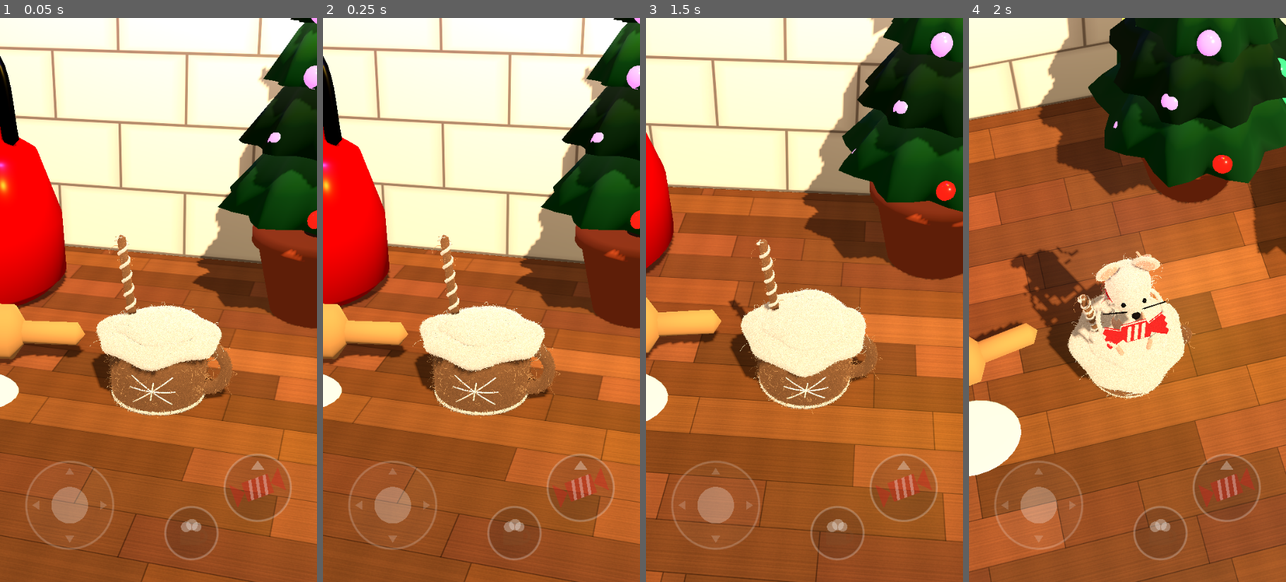
Above: before the commit, frames 1-4 (left to right).
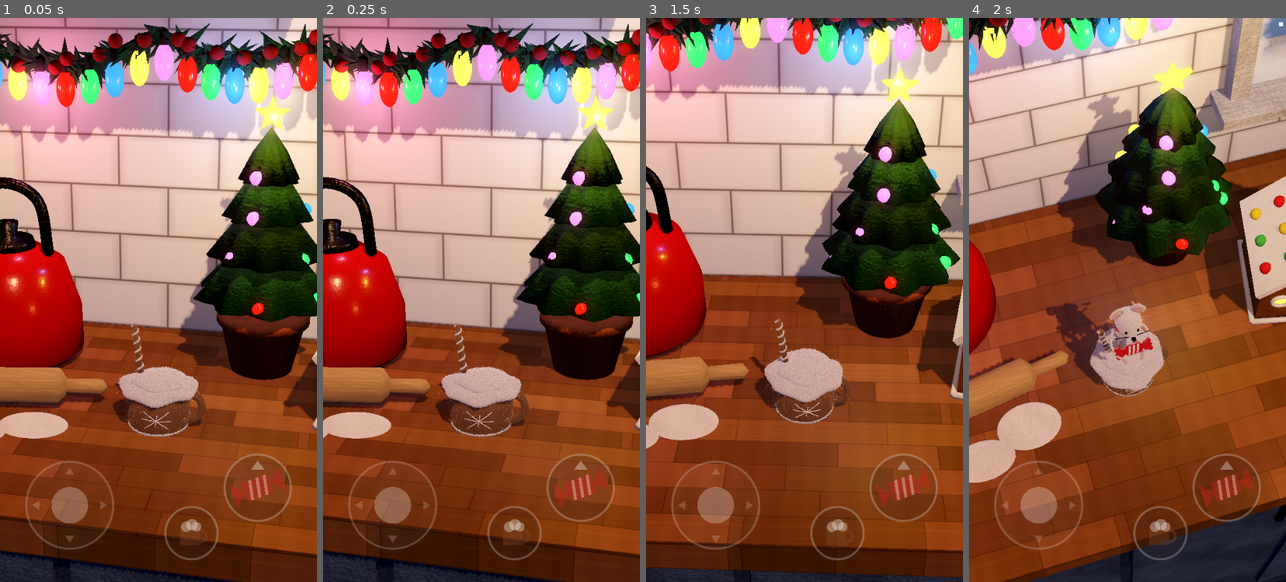
Above: after the commit, the same moments.

Repository: Sclondon/FeltMouse
Game: Godot game, scene res://main.tscn
The game is run twice, just before and just after one commit, with the same random seed, the same clock (stepped at 60 frames per second) and the same inputs.
Inputs (mouse positions are in pixels of both pictures, inside the frame that each line leads up to):
- Up to frame 1 (0.05 s): no input
- Up to frame 2 (0.25 s): no input
- Up to frame 3 (1.5 s): tap Enter at 0.5 s; move the mouse to (874, 271) at 0.52 s; hold D 0.53-1.25 s; tap E at 0.6 s; click (874, 271) at 0.67 s; tap Space at 0.77 s; drag from (741, 328) to (788, 412) at 1.27 s
- Up to frame 4 (2 s): no input

The runs differ from the first frame. In frame 1, 91% of the frame differs, in the area x 0-100%, y 0-100%; in frame 2, 91%; in frame 3, 91%; in frame 4, 90%.

Commit message:
Felt Mouse: a cosy Christmas night (dark room lit by the bulbs, candle and star), the camera further back, paper, felt and glaze pictures over every plain thing, and a snow storm seen through the frosted window (the user: "Its too bright and zoomed in the mouse, needs to feel more cozy Christmas night rather than bright blast", "Try not to leave everything untextured, we're going for a textured storybook kinda feel like some of the yoshi games", "The window pane shouldnt just be black, you should see a snow storm through it")
Co-Authored-By: Claude Fable 5.2 <noreply@anthropic.com>
Claude-Session: https://claude.ai/code/session_018hhQTWAB4pnnkWVR2X6n6A

Diff:
--- a/data/kitchen.json
+++ b/data/kitchen.json
@@ -94,5 +94,13 @@
    -0.6,
    0.8
   ]
- ]
+ ],
+ "window": {
+  "x": 5.55,
+  "y": 4.8,
+  "wide": 4.9,
+  "tall": 5.0,
+  "glass": -3.8,
+  "night": -6.0
+ }
 }
--- a/project.godot
+++ b/project.godot
@@ -37,3 +37,4 @@
 renderer/rendering_method="gl_compatibility"
 renderer/rendering_method.mobile="gl_compatibility"
 anti_aliasing/quality/msaa_3d=3
+limits/opengl/max_lights_per_object=12
--- a/scripts/main.gd
+++ b/scripts/main.gd
@@ -80,9 +80,9 @@
 	var ring := 0.0     # a splash ring's height
 	var ring_at := 0.0  # and how far out it has run
 
-var yaw := 0.25
-var pitch := 0.42
-var distance := 7.5
+var yaw := 0.2
+var pitch := 0.36
+var distance := 13.0
 var playing := true  ## false: a test steps the game itself (step)
 var act := Act.POP
 var clock := 0.0     ## the set pieces' clock
@@ -133,9 +133,6 @@
 	_arms_rest = _arms[0].position
 	_candy = model.find_child("CandyPivot", true, false)
 	_candy_rest = _candy.position
-	var file := FileAccess.open("res://data/kitchen.json", FileAccess.READ)
-	if file:
-		_walk = JSON.parse_string(file.get_as_text())
 	_hud = Hud.new()
 	_hud.game = self
 	var layer := CanvasLayer.new()
@@ -193,58 +190,190 @@
 	return m
 
 
+## Detail pictures laid over the kitchen's plain-coloured materials, so nothing is flat (a storybook made of
+## paper, felt and glazed clay). Material name starts with -> [picture, repeats to a unit, bump picture, bump].
+## Anything not listed is painted paper. The pictures are textures/*.png, made by tools/build_kitchen.py.
+const DETAIL := {
+	"pine": ["felt", 0.8, "felt_n", 1.0], "berry": ["felt", 1.4, "felt_n", 0.5], "soil": ["felt", 1.0, "felt_n", 1.0],
+	"orange": ["felt", 1.6, "felt_n", 0.35], "wire": ["felt", 1.0, "felt_n", 0.5],
+	"trunk": ["grain", 1.0, "felt_n", 0.6], "pin_wood": ["grain", 0.5, "paper_n", 0.4],
+	"ceramic": ["glaze", 0.4, "paper_n", 0.12], "kettle": ["glaze", 0.4, "paper_n", 0.12],
+	"plate": ["glaze", 0.4, "paper_n", 0.12], "steel": ["glaze", 0.4, "paper_n", 0.1], "glow_": ["glaze", 0.9, "paper_n", 0.0],
+	"icing": ["sugar", 1.1, "felt_n", 0.45], "gumdrop": ["sugar", 2.2, "felt_n", 0.6], "flour": ["sugar", 1.0, "felt_n", 0.5],
+	"cookie": ["sugar", 1.6, "felt_n", 0.8], "gingerbread": ["felt", 0.9, "felt_n", 0.7], "choc": ["glaze", 1.0, "paper_n", 0.2],
+	"wrap_red": ["dots", 1.3, "paper_n", 0.3], "wrap_green": ["stripes", 1.0, "paper_n", 0.3],
+	"wrap_gold": ["dots", 2.4, "paper_n", 0.3], "wax": ["glaze", 0.8, "paper_n", 0.25],
+}
+const DETAIL_PLAIN := ["paper", 0.3, "paper_n", 0.8]
+
+var _pictures := {}
+
+
+func _picture(nm: String) -> Texture2D:
+	if not _pictures.has(nm):
+		# (through an Image, to give it mipmaps: seen small, a fine picture would otherwise crawl)
+		var img := (load("res://textures/%s.png" % nm) as Texture2D).get_image()
+		if img.is_compressed():
+			img.decompress()
+		img.generate_mipmaps()
+		_pictures[nm] = ImageTexture.create_from_image(img)
+	return _pictures[nm]
+
+
+func _texture_kitchen(kitchen: Node) -> void:
+	var done := {}
+	for mi: MeshInstance3D in kitchen.find_children("*", "MeshInstance3D", true, false):
+		var m := mi.mesh.surface_get_material(0) as BaseMaterial3D
+		if m == null or done.has(m):
+			continue
+		done[m] = true
+		var nm := String(m.resource_name)
+		if nm == "glass":
+			# the candy cane jar is clear glass
+			m.transparency = BaseMaterial3D.TRANSPARENCY_ALPHA
+			m.albedo_color = Color(0.85, 0.95, 1.0, 0.22)
+			m.roughness = 0.04
+			m.metallic_specular = 0.9
+			m.cull_mode = BaseMaterial3D.CULL_DISABLED
+			mi.cast_shadow = GeometryInstance3D.SHADOW_CASTING_SETTING_OFF
+			continue
+		if nm == "night_outside":
+			m.shading_mode = BaseMaterial3D.SHADING_MODE_UNSHADED  # the night lights itself
+			m.albedo_color = Color(0.8, 0.8, 0.8)
+			continue
+		if nm == "window_frost":
+			# ice where textures/frost_cover.png is white, clear glass where it is black
+			var cover := (load("res://textures/frost_cover.png") as Texture2D).get_image()
+			if cover.is_compressed():
+				cover.decompress()
+			var ice := Image.create(cover.get_width(), cover.get_height(), false, Image.FORMAT_RGBA8)
+			for py in cover.get_height():
+				for px in cover.get_width():
+					var c := cover.get_pixel(px, py).r
+					ice.set_pixel(px, py, Color(0.74 + 0.2 * c, 0.84 + 0.12 * c, 0.97, c))
+			ice.generate_mipmaps()
+			m.albedo_texture = ImageTexture.create_from_image(ice)
+			m.albedo_color = Color.WHITE
+			m.transparency = BaseMaterial3D.TRANSPARENCY_ALPHA
+			mi.cast_shadow = GeometryInstance3D.SHADOW_CASTING_SETTING_OFF
+			m.emission_enabled = true  # the ice catches the room's light
+			m.emission = Color(0.10, 0.13, 0.20)
+			continue
+		if m.albedo_texture != null:
+			continue  # wood, tiles, candy canes: they have pictures of their own
+		var look: Array = DETAIL_PLAIN
+		for key: String in DETAIL:
+			if nm.begins_with(key):
+				look = DETAIL[key]
+				break
+		m.albedo_texture = _picture(look[0])
+		m.uv1_triplanar = true
+		m.uv1_world_triplanar = true
+		m.uv1_scale = Vector3.ONE * float(look[1])
+		if float(look[3]) > 0.0:
+			m.normal_enabled = true
+			m.normal_texture = _picture(look[2])
+			m.normal_scale = float(look[3])
+		if not nm.begins_with("glow_"):
+			m.albedo_color = m.albedo_color.lightened(0.12)  # (the picture is greys under white: make up some of it)
+
+
 func _build_stage() -> void:
-	# a kitchen at night: a warm lamp from over the player's shoulder, the Christmas lights doing the rest
+	var phone := OS.has_feature("web_android") or OS.has_feature("web_ios")
+	var file := FileAccess.open("res://data/kitchen.json", FileAccess.READ)
+	if file:
+		_walk = JSON.parse_string(file.get_as_text())
+
+	# A cosy Christmas night ("needs to feel more cozy Christmas night rather than bright blast", the user): the room
+	# itself is nearly dark; the light is the string of bulbs, the candle, the tree's star and a low warm glow.
 	var env := Environment.new()
 	env.background_mode = Environment.BG_COLOR
-	env.background_color = Color(0.05, 0.04, 0.05)
+	env.background_color = Color(0.012, 0.012, 0.025)
 	env.ambient_light_source = Environment.AMBIENT_SOURCE_COLOR
-	env.ambient_light_color = Color(1.0, 0.86, 0.72)
-	env.ambient_light_energy = 0.2
+	env.ambient_light_color = Color(0.50, 0.55, 0.85)
+	env.ambient_light_energy = 0.11
 	env.tonemap_mode = Environment.TONE_MAPPER_FILMIC
+	if not phone:
+		env.glow_enabled = true
+		env.glow_intensity = 0.55
+		env.glow_bloom = 0.04
+		env.glow_hdr_threshold = 0.95
 	var we := WorldEnvironment.new()
 	we.environment = env
 	add_child(we)
 
+	# one faint warm lamp from over the player's shoulder, for the shadows that sit things on the counter
 	var lamp := DirectionalLight3D.new()
-	lamp.light_color = Color(1.0, 0.90, 0.76)
-	lamp.light_energy = 0.4
+	lamp.light_color = Color(1.0, 0.80, 0.58)
+	lamp.light_energy = 0.2
 	lamp.shadow_enabled = true
-	lamp.directional_shadow_max_distance = 30.0
+	lamp.directional_shadow_max_distance = 34.0
 	lamp.rotation = Vector3(deg_to_rad(-52.0), deg_to_rad(28.0), 0.0)
 	add_child(lamp)
 
 	var kitchen := KITCHEN.instantiate()
 	add_child(kitchen)
-	# the candy cane jar is clear glass
+	_texture_kitchen(kitchen)
+	# a real light at each lamp the model marks (Lamp_glow_<colour>_...), in the colour of its bulb
+	var glows := {}
 	for mi: MeshInstance3D in kitchen.find_children("*", "MeshInstance3D", true, false):
-		var glass := mi.mesh.surface_get_material(0) as BaseMaterial3D
-		if glass and String(glass.resource_name) == "glass":
-			glass.transparency = BaseMaterial3D.TRANSPARENCY_ALPHA
-			glass.albedo_color = Color(0.85, 0.95, 1.0, 0.22)
-			glass.roughness = 0.04
-			glass.metallic_specular = 0.9
-			glass.cull_mode = BaseMaterial3D.CULL_DISABLED
-			mi.cast_shadow = GeometryInstance3D.SHADOW_CASTING_SETTING_OFF
-	# a real light at each lamp the model marks (Lamp_glow_<colour>_...), in the colour of its bulb
+		var mat := mi.mesh.surface_get_material(0) as BaseMaterial3D
+		if mat and String(mat.resource_name).begins_with("glow_"):
+			glows[String(mat.resource_name)] = mat.albedo_color
 	for mark: Node3D in kitchen.find_children("Lamp_*", "Node3D", true, false):
-		var bulb := kitchen.find_child("Bulb0", true, false) as MeshInstance3D
 		var colour := Color(1.0, 0.8, 0.5)
-		for mi: MeshInstance3D in kitchen.find_children("*", "MeshInstance3D", true, false):
-			var mat := mi.mesh.surface_get_material(0) as BaseMaterial3D
-			if mat and String(mark.name).contains(String(mat.resource_name)) and String(mat.resource_name).begins_with("glow_"):
-				colour = mat.albedo_color
-				break
+		for nm: String in glows:
+			if String(mark.name).contains(nm):
+				colour = glows[nm]
+		var flame := String(mark.name).contains("flame")
 		var light := OmniLight3D.new()
-		light.light_color = colour
-		light.light_energy = 1.3 if String(mark.name).contains("flame") else 0.95
-		light.omni_range = 6.5
+		light.light_color = colour.lerp(Color(1.0, 0.85, 0.6), 0.25)
+		light.light_energy = 2.1 if flame else 1.15
+		light.omni_range = 11.0 if flame else 7.5
+		light.omni_attenuation = 1.4
 		light.position = mark.position
 		kitchen.add_child(light)
-		bulb = null
+	# the low warm glow of the room behind the player, along the counter
+	for x: float in [-5.0, 3.0, 10.5]:
+		var glow := OmniLight3D.new()
+		glow.light_color = Color(1.0, 0.66, 0.36)
+		glow.light_energy = 0.5
+		glow.omni_range = 10.0
+		glow.omni_attenuation = 1.2
+		glow.position = Vector3(x, 3.4, 2.4)
+		add_child(glow)
+
+	# a snow storm blowing past outside the window, between the glass and the painted night
+	if _walk.has("window"):
+		var w: Dictionary = _walk["window"]
+		var snow := CPUParticles3D.new()
+		snow.amount = 140 if phone else 340
+		snow.lifetime = 2.4
+		snow.preprocess = 3.0
+		snow.local_coords = true
+		snow.emission_shape = CPUParticles3D.EMISSION_SHAPE_BOX
+		snow.emission_box_extents = Vector3(w["wide"] * 0.5 + 3.0, 0.3, (w["glass"] - w["night"]) * 0.2)
+		snow.position = Vector3(w["x"] + 2.6, w["y"] + w["tall"] * 0.5 + 1.2, w["glass"] * 0.42 + w["night"] * 0.58)
+		snow.direction = Vector3(-0.6, -1.0, 0.0)
+		snow.spread = 3.0  # (kept narrow: a wide cone sends flakes through the wall into the room)
+		snow.initial_velocity_min = 2.6
+		snow.initial_velocity_max = 4.4
+		snow.gravity = Vector3(-1.8, -1.2, 0.0)
+		snow.scale_amount_min = 0.5
+		snow.scale_amount_max = 1.5
+		var flake := QuadMesh.new()
+		flake.size = Vector2(0.085, 0.085)
+		var white := StandardMaterial3D.new()
+		white.shading_mode = BaseMaterial3D.SHADING_MODE_UNSHADED
+		white.albedo_color = Color(0.86, 0.90, 1.0)
+		white.billboard_mode = BaseMaterial3D.BILLBOARD_PARTICLES
+		white.billboard_keep_scale = true
+		flake.material = white
+		snow.mesh = flake
+		add_child(snow)
 
 	_camera = Camera3D.new()
-	_camera.fov = 40.0
+	_camera.fov = 36.0
 	add_child(_camera)
 
 
@@ -301,7 +430,7 @@
 	var holding := act != Act.FREE and act != Act.HOP_DOWN
 	_hold = move_toward(_hold, 1.0 if holding else 0.0, delta * 3.5)
 	_apply(p)
-	_focus = _focus.lerp(_mouse.position + Vector3(0.0, 1.05, 0.0), minf(delta * 5.0, 1.0) if delta > 0.0 else 1.0)
+	_focus = _focus.lerp(_mouse.position + Vector3(0.0, 2.1, 0.0), minf(delta * 5.0, 1.0) if delta > 0.0 else 1.0)
 	_place_camera()
 	_hud.queue_redraw()
 
@@ -534,16 +663,16 @@
 				var pts: Array = _look_touches.values()
 				var gap: float = (pts[0] as Vector2).distance_to(pts[1])
 				if _pinch > 0.0 and gap > 0.0:
-					distance = clampf(distance * _pinch / gap, 3.5, 13.0)
+					distance = clampf(distance * _pinch / gap, 4.0, 20.0)
 				_pinch = gap
 			else:
 				yaw = clampf(yaw - event.relative.x * 0.006, -1.15, 1.15)
 				pitch = clampf(pitch + event.relative.y * 0.005, 0.12, 1.2)
 	elif event is InputEventMouseButton and event.pressed:
 		if event.button_index == MOUSE_BUTTON_WHEEL_UP:
-			distance = clampf(distance * 0.92, 3.5, 13.0)
+			distance = clampf(distance * 0.92, 4.0, 20.0)
 		elif event.button_index == MOUSE_BUTTON_WHEEL_DOWN:
-			distance = clampf(distance / 0.92, 3.5, 13.0)
+			distance = clampf(distance / 0.92, 4.0, 20.0)
 	elif event is InputEventKey and event.pressed and not event.echo:
 		if event.keycode == KEY_SPACE or event.keycode == KEY_E:
 			toss()
Binary file changed: models/kitchen.glb
Binary file added: models/kitchen_night_outside.png
Not shown, added: models/kitchen_night_outside.png.import
Binary file changed: models/kitchen_window_frost.png
Not shown, changed: models/kitchen_window_frost.png.import
Binary file added: textures/dots.png
Not shown, added: textures/dots.png.import
Binary file added: textures/felt.png
Not shown, added: textures/felt.png.import
Binary file added: textures/felt_n.png
Not shown, added: textures/felt_n.png.import
Binary file added: textures/frost_cover.png
(and 15 more such lines)
